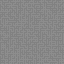
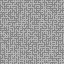
Layered file, before and after one edit (64px x 64px). Changes by layer:
"Layer 0": opacity 10% → 40% over <box>0,0,64,64</box>
